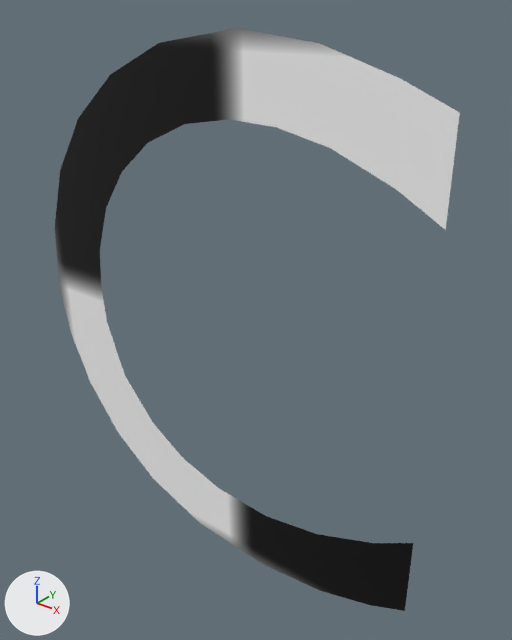
The OBJ model matrix-fonts/2dUVPlaneFont/data/c.obj: old version first, new version second.
Camera for both pictures: a camera (50 mm lens) standing at (0.909, -0.595, 0.74) and looking at (0.401, 0.04, 0.346). Every picture has the same lights, and +X, +Y and +Z are marked at lower left. Where no turn or scale is listed for an object, it has been applied to the vertices.

The first picture shows 'Text_Text.002'.
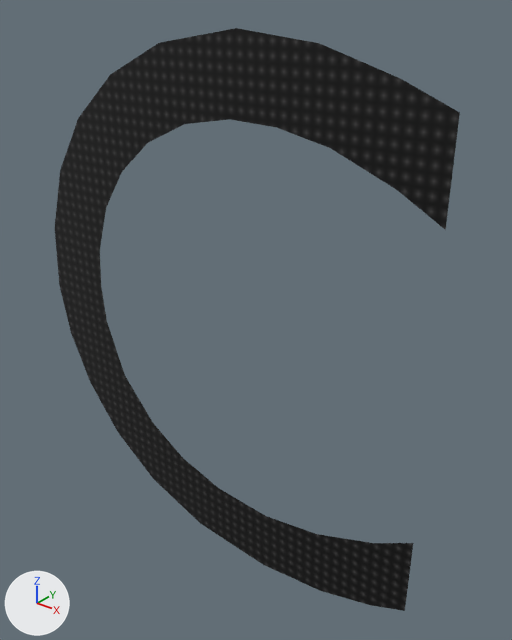
Where the change shows, as pixel boxes (x1, y1, x2, y2) in the pictures (512 x 640 px):
'Text_Text.002', recoloured (grey to black): (55, 28, 460, 611) in both

What the commit changed:
Picture 'sample2.png' (img_sample2_png) is new.
Material 'SAMPLE2' (mat_sample2) is new.
Its texture is img_sample2_png.
Its roughness is 0.293.
me_text_text_002 has 39 vertices, 37 faces and spans x 0.048..0.663, y 0.0, z -0.009..0.692.
me_text_text_002 no longer uses material mat_none_002 (picture img_sample1_png).
me_text_text_002 now uses material mat_sample2 (picture img_sample2_png).
